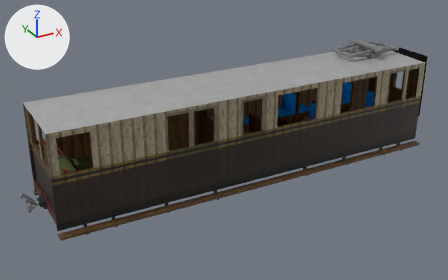
Before and after pictures for a commit that changed the Blender file src/main/assets/immersiverailroading/models/rolling_stock/kitsune_sur_102a6_coaches/sur_102a6_pdmbso.blend.
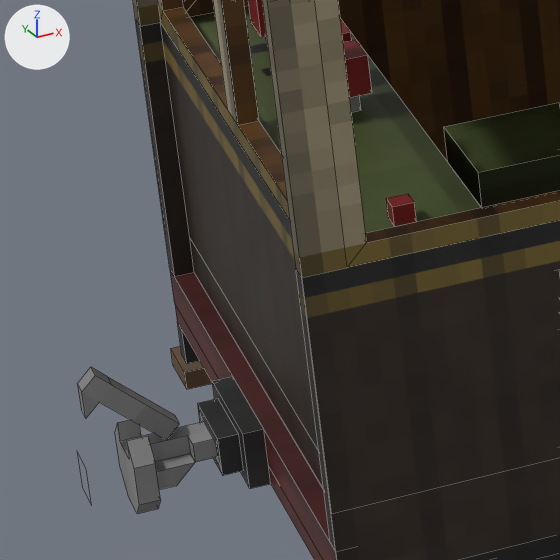
Each version is shown whole from a camera (50 mm lens) standing at (-7.3, -12.34, 7.15) and looking at (-0.48, 0.06, 0.96), then close up on the part from 2% to 19% of the width and 51% to 78% of the height. The lights are fixed; the arrows at upper left show +X, +Y and +Z. The close-ups show mesh edges as thin lines.

Names of what the first close-up shows: 'COUPLED_FRONT_1', 'COUPLER_ENGAGED_FRONT_1_TOGGLE_LABEL_Uncouple', 'ENGINE_START_1_TOGGLE_TL_-0.03125_Y_LABEL_On-Off_CG_enginestart', 'FRAME', 'SEAT_9', 'SHELL_WOOD_ext', 'SHELL_WOOD_int', 'TRAIN_BRAKE_1_TL_-0.125_X_LABEL_Vacuum^Brake', 'chair', 'controls'.
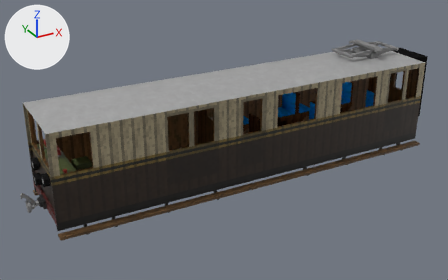
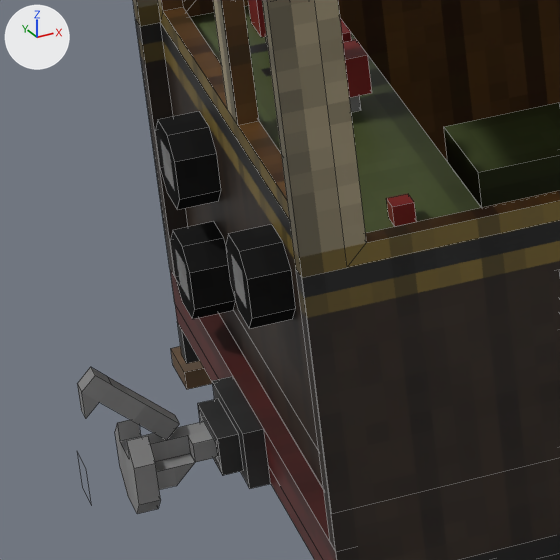
Where the change shows, as pixel boxes [x1, y1, x2, y2] in the close-ups (560 x 560 px):
'FRAME_0_body.001', added (black)
    after: [226, 225, 296, 329]
'FRAME_0_body.002', added (black)
    after: [155, 111, 221, 210]
'FRAME_0_body.003', added (black)
    after: [170, 221, 236, 319]

What changed in the scene script:
```text
Add img_lamp_png:
    img_lamp_png = load_image('lamp.png', 'lamp.png', 16, 16, 'sRGB')
Add mat_lamps:
    mat_lamps = principled_material('Lamps')
    mat_lamps.texture = img_lamp_png  # with its transparency
    mat_lamps.roughness = 0.0
    mat_lamps.specular_ior_level = 0.0
Add me_cube_033:
    me_cube_033.from_pydata(...)  # 16 vertices, 9 faces; spans x -1.0..1.0, y -2.0..2.0, z -2.0..2.0
    me_cube_033.polygons.foreach_set('use_smooth', [True] * 9)
    me_cube_033.materials.append(mat_lamps)  # picture img_lamp_png
Add ob_frame_0_body_001:
    ob_frame_0_body_001 = bpy.data.objects.new('FRAME_0_body.001', me_cube_033)
    ob_frame_0_body_001.location = (-5.0, -0.438, 1.188)
    ob_frame_0_body_001.scale = (0.0625, 0.0625, 0.0625)
Add ob_frame_0_body_002:
    ob_frame_0_body_002 = bpy.data.objects.new('FRAME_0_body.002', me_cube_033)
    ob_frame_0_body_002.location = (-5.0, 0.438, 1.188)
    ob_frame_0_body_002.scale = (0.0625, 0.0625, 0.0625)
Add ob_frame_0_body_003:
    ob_frame_0_body_003 = bpy.data.objects.new('FRAME_0_body.003', me_cube_033)
    ob_frame_0_body_003.location = (-5.0, 0.438, 0.812)
    ob_frame_0_body_003.scale = (0.0625, 0.0625, 0.0625)
```
